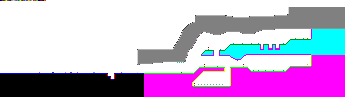
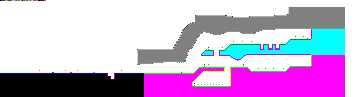
Layered file, before and after one edit (w=356, h=97). Changes by layer:
painted on "Layer 1" over [39, 36, 308, 73]
